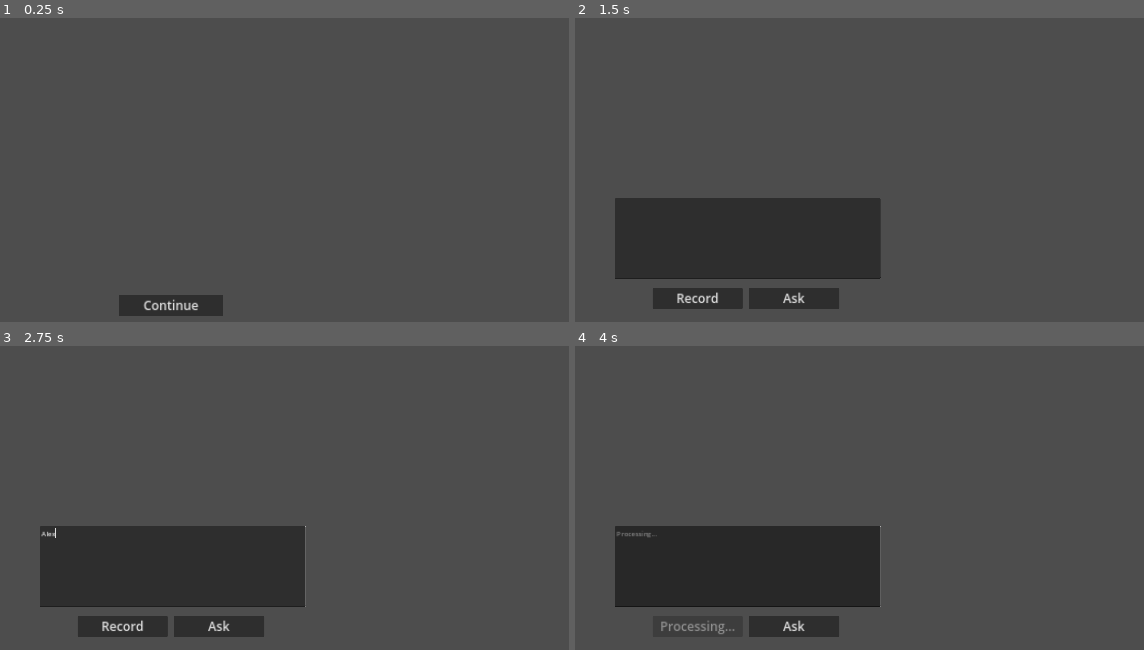
Above: before the commit, frames 1-4 (two rows, left to right).
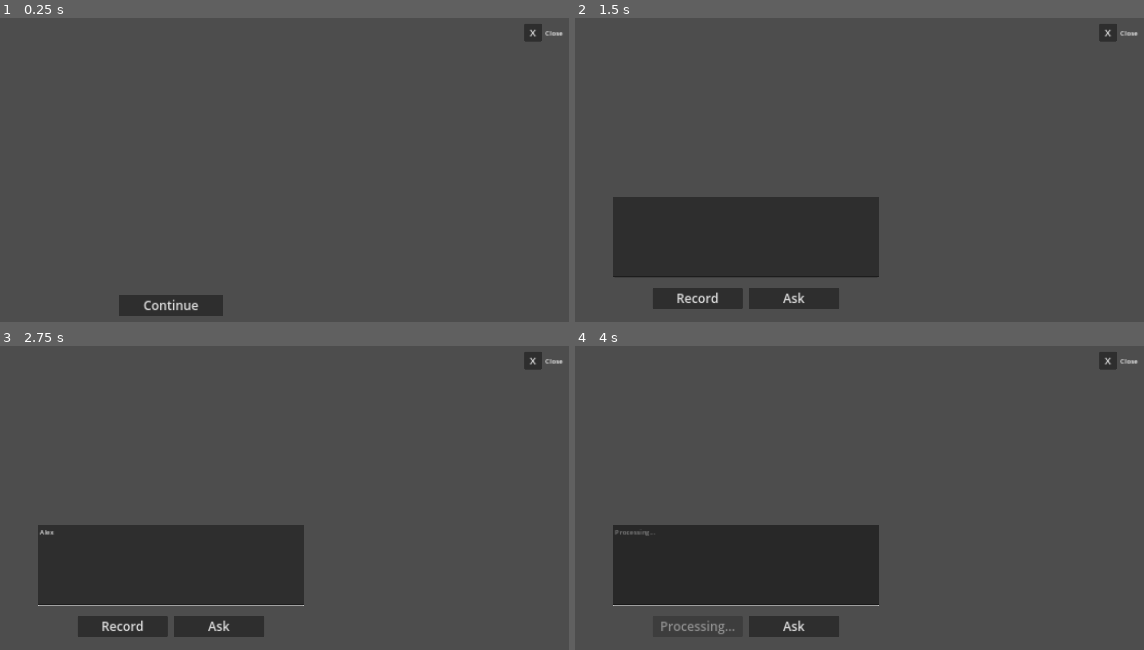
Above: after the commit, the same moments.

Repository: Skyvastern/the-aspiring-deva
Game: Godot game, scene res://main/npc/npc_speak/npc_speak.tscn
Two runs of this game, one before a commit and one after it. Both use one fixed random seed, a clock stepped at 60 frames per second and the inputs below. This scene is started directly instead of the project's main scene.
Inputs (mouse positions are in pixels of both pictures, inside the frame that each line leads up to):
- Up to frame 1 (0.25 s): no input
- Up to frame 2 (1.5 s): click (1109, 33) at 0.5 s, where only the run after the commit has a clickable "X"; click "Continue" at 1.25 s
- Up to frame 3 (2.75 s): click (170, 567) at 2.02 s; type "Alex" at 2.1 s
- Up to frame 4 (4 s): click "Record" at 2.75 s; click "Stop" at 3.5 s

The runs differ from the first frame. In frame 1, 0.2% of the frame differs, in the area x 92-99%, y 1-8%; in frame 2, 0.6%; in frame 3, 0.8%; in frame 4, 0.9%, in the area x 6-99%, y 1-86%.
Error before the commit: Invalid access to property or key 'interact' on a base object of type 'Nil'. (res://main/audio_record/audio_record.gd:39)
Error after the commit: Invalid access to property or key 'interact' on a base object of type 'Nil'. (res://main/npc/npc_speak/npc_speak.gd:66)

Commit message:
Make changes to have better player-npc interaction

Diff:
--- a/frontend/main/audio_record/audio_record.gd
+++ b/frontend/main/audio_record/audio_record.gd
@@ -5,6 +5,7 @@
 @export var text_edit: TextEdit
 @export var record_btn: Button
 @export var ask_btn: Button
+@export var close_btn: Button
 
 @export_group("References")
 @export var audio_record: AudioStreamPlayer
@@ -17,6 +18,7 @@
 
 
 func _ready() -> void:
+	close_btn.pressed.connect(_on_closed_btn_pressed)
 	record_btn.pressed.connect(_on_record_btn_pressed)
 	ask_btn.pressed.connect(_on_ask_btn_pressed)
 	speech_to_text_api.processed.connect(_on_speech_to_text_processed)
@@ -38,7 +40,7 @@
 		var base64: String = _get_audio_base64()
 		speech_to_text_api.make_request(
 			base64,
-			Global.active_npc.interact.get_history()
+			Global.active_npc.get_history()
 		)
 	else:
 		effect.set_recording_active(true)
@@ -95,3 +97,8 @@
 			}
 		]
 	)
+
+
+func _on_closed_btn_pressed() -> void:
+	Global.active_npc.interact.close_interaction_screen()
+	queue_free()
--- a/frontend/main/audio_record/audio_record.tscn
+++ b/frontend/main/audio_record/audio_record.tscn
@@ -5,19 +5,18 @@
 
 [sub_resource type="AudioStreamMicrophone" id="AudioStreamMicrophone_rgdxj"]
 
-[node name="AudioRecord" type="Control" node_paths=PackedStringArray("text_edit", "record_btn", "ask_btn", "audio_record", "audio_player", "speech_to_text_api")]
+[node name="AudioRecord" type="Control" node_paths=PackedStringArray("text_edit", "record_btn", "ask_btn", "close_btn", "audio_record", "audio_player", "speech_to_text_api")]
 layout_mode = 3
-anchors_preset = 8
-anchor_left = 0.5
-anchor_top = 0.5
-anchor_right = 0.5
-anchor_bottom = 0.5
+anchors_preset = 15
+anchor_right = 1.0
+anchor_bottom = 1.0
 grow_horizontal = 2
 grow_vertical = 2
 script = ExtResource("1_w3vpf")
 text_edit = NodePath("TextEdit")
-record_btn = NodePath("Buttons/RecordBtn")
-ask_btn = NodePath("Buttons/AskBtn")
+record_btn = NodePath("InputBtns/RecordBtn")
+ask_btn = NodePath("InputBtns/AskBtn")
+close_btn = NodePath("CloseBtn")
 audio_record = NodePath("AudioRecord")
 audio_player = NodePath("AudioPlayer")
 speech_to_text_api = NodePath("SpeechToTextAPI")
@@ -30,14 +29,21 @@
 [node name="AudioPlayer" type="AudioStreamPlayer" parent="."]
 
 [node name="TextEdit" type="TextEdit" parent="."]
-layout_mode = 0
-offset_left = -315.0
-offset_top = -93.0
-offset_right = 323.0
-offset_bottom = 101.0
+layout_mode = 1
+anchors_preset = 8
+anchor_left = 0.5
+anchor_top = 0.5
+anchor_right = 0.5
+anchor_bottom = 0.5
+offset_left = -319.0
+offset_top = -97.0
+offset_right = 319.0
+offset_bottom = 97.0
+grow_horizontal = 2
+grow_vertical = 2
 wrap_mode = 1
 
-[node name="Buttons" type="HBoxContainer" parent="."]
+[node name="InputBtns" type="HBoxContainer" parent="."]
 layout_mode = 1
 anchors_preset = 8
 anchor_left = 0.5
@@ -52,18 +58,40 @@
 grow_vertical = 2
 theme_override_constants/separation = 15
 
-[node name="RecordBtn" type="Button" parent="Buttons"]
+[node name="RecordBtn" type="Button" parent="InputBtns"]
 layout_mode = 2
 size_flags_horizontal = 3
 focus_mode = 0
 theme_override_font_sizes/font_size = 30
 text = "Record"
 
-[node name="AskBtn" type="Button" parent="Buttons"]
+[node name="AskBtn" type="Button" parent="InputBtns"]
 layout_mode = 2
 size_flags_horizontal = 3
 focus_mode = 0
 theme_override_font_sizes/font_size = 30
 text = "Ask"
 
+[node name="CloseBtn" type="Button" parent="."]
+layout_mode = 1
+anchors_preset = 1
+anchor_left = 1.0
+anchor_right = 1.0
+offset_left = -112.0
+offset_top = 28.0
+offset_right = -70.0
+offset_bottom = 70.0
+grow_horizontal = 0
+focus_mode = 0
+theme_override_font_sizes/font_size = 24
+text = "X"
+
+[node name="Description" type="Label" parent="CloseBtn"]
+layout_mode = 0
+offset_left = 50.0
+offset_top = 10.0
+offset_right = 90.0
+offset_bottom = 33.0
+text = "Close"
+
 [node name="SpeechToTextAPI" parent="." instance=ExtResource("2_e1hex")]
--- a/frontend/main/audio_record_auto/audio_record_auto.gd
+++ b/frontend/main/audio_record_auto/audio_record_auto.gd
@@ -3,6 +3,7 @@
 
 @export_group("UI")
 @export var stop_btn: Button
+@export var close_btn: Button
 
 @export_group("References")
 @export var audio_record: AudioStreamPlayer
@@ -15,6 +16,7 @@
 
 func _ready() -> void:
 	stop_btn.pressed.connect(_on_stop_btn_pressed)
+	close_btn.pressed.connect(_on_close_btn_pressed)
 
 	_setup()
 	_start_recording()
@@ -67,3 +69,8 @@
 
 	# Return base64 audio data
 	return Marshalls.raw_to_base64(audio_data)
+
+
+func _on_close_btn_pressed() -> void:
+	Global.active_npc.interact.close_interaction_screen()
+	queue_free()
--- a/frontend/main/audio_record_auto/audio_record_auto.tscn
+++ b/frontend/main/audio_record_auto/audio_record_auto.tscn
@@ -4,17 +4,16 @@
 
 [sub_resource type="AudioStreamMicrophone" id="AudioStreamMicrophone_lrvel"]
 
-[node name="AudioRecordAuto" type="Control" node_paths=PackedStringArray("stop_btn", "audio_record", "audio_player")]
+[node name="AudioRecordAuto" type="Control" node_paths=PackedStringArray("stop_btn", "close_btn", "audio_record", "audio_player")]
 layout_mode = 3
-anchors_preset = 8
-anchor_left = 0.5
-anchor_top = 0.5
-anchor_right = 0.5
-anchor_bottom = 0.5
+anchors_preset = 15
+anchor_right = 1.0
+anchor_bottom = 1.0
 grow_horizontal = 2
 grow_vertical = 2
 script = ExtResource("1_n35vx")
 stop_btn = NodePath("StopBtn")
+close_btn = NodePath("CloseBtn")
 audio_record = NodePath("AudioRecord")
 audio_player = NodePath("AudioPlayer")
 npc_speak_auto_scene_path = "res://main/npc/npc_speak_auto/npc_speak_auto.tscn"
@@ -42,3 +41,25 @@
 focus_mode = 0
 theme_override_font_sizes/font_size = 30
 text = "Stop"
+
+[node name="CloseBtn" type="Button" parent="."]
+layout_mode = 1
+anchors_preset = 1
+anchor_left = 1.0
+anchor_right = 1.0
+offset_left = -112.0
+offset_top = 28.0
+offset_right = -70.0
+offset_bottom = 70.0
+grow_horizontal = 0
+focus_mode = 0
+theme_override_font_sizes/font_size = 24
+text = "X"
+
+[node name="Description" type="Label" parent="CloseBtn"]
+layout_mode = 0
+offset_left = 50.0
+offset_top = 10.0
+offset_right = 90.0
+offset_bottom = 33.0
+text = "Close"
--- a/frontend/main/npc/npc.gd
+++ b/frontend/main/npc/npc.gd
@@ -1,5 +1,7 @@
 extends CharacterBody3D
 class_name NPC
+
+var _history: Array
 
 @export_group("Data")
 @export_multiline var background_story: String
@@ -26,6 +28,33 @@
 	observation_area.body_entered.connect(_on_observ_area_body_entered)
 	observation_area.body_exited.connect(_on_observ_area_body_exited)
 	Global.player.interactable.connect(_on_player_interactable)
+
+	_setup()
+
+
+func _setup() -> void:
+	_history.append({
+		"role": "system",
+		"content": background_story
+	})
+
+
+func get_history() -> Array:
+	return _history
+
+
+func add_player_message(message: String) -> void:
+	_history.append({
+		"role": "user",
+		"content": message
+	})
+
+
+func add_npc_message(message: String) -> void:
+	_history.append({
+		"role": "assistant",
+		"content": message
+	})
 
 
 func _physics_process(_delta: float) -> void:
@@ -87,8 +116,8 @@
 		target = null
 
 
-func _on_player_interactable(interactable: bool) -> void:
-	if interactable:
+func _on_player_interactable(interactable: bool, collider: Node) -> void:
+	if interactable and collider == self:
 		interact = interact_scene.instantiate()
 		interact.npc = self
 		add_child(interact)
--- a/frontend/main/npc/npc_interact/npc_interact.gd
+++ b/frontend/main/npc/npc_interact/npc_interact.gd
@@ -1,7 +1,5 @@
 extends Node
 class_name NPC_Interact
-
-var _history: Array
 
 @export var npc: NPC
 @export var screens: Node
@@ -10,18 +8,18 @@
 @export var audio_record_auto_scene: PackedScene
 
 
-func _ready() -> void:
-	_setup()
-
-
 func _process(_delta: float) -> void:
-	if Input.is_action_just_pressed("close_interaction"):
-		queue_free()
-
 	if screens.get_child_count() > 0:
 		return
 
 	if Input.is_action_just_pressed("interact"):
+		open_interaction_screen("quick")
+	elif Input.is_action_just_pressed("interact_detailed"):
+		open_interaction_screen("detailed")
+
+
+func open_interaction_screen(choice: String) -> void:
+	if choice == "quick":
 		selection_ui.visible = false
 
 		var audio_record_auto: AudioRecordAuto = audio_record_auto_scene.instantiate()
@@ -29,7 +27,7 @@
 
 		Global.active_npc = npc
 
-	elif Input.is_action_just_pressed("interact_detailed"):
+	elif choice == "detailed":
 		selection_ui.visible = false
 
 		var audio_record: AudioRecord = audio_record_scene.instantiate()
@@ -38,26 +36,6 @@
 		Global.active_npc = npc
 
 
-func _setup() -> void:
-	_history.append({
-		"role": "system",
-		"content": npc.background_story
-	})
-
-
-func get_history() -> Array:
-	return _history
-
-
-func add_player_message(message: String) -> void:
-	_history.append({
-		"role": "user",
-		"content": message
-	})
-
-
-func add_npc_message(message: String) -> void:
-	_history.append({
-		"role": "assistant",
-		"content": message
-	})
+func close_interaction_screen() -> void:
+	selection_ui.visible = true
+	Global.active_npc = null
--- a/frontend/main/npc/npc_interact/npc_interact.tscn
+++ b/frontend/main/npc/npc_interact/npc_interact.tscn
@@ -104,39 +104,3 @@
 offset_right = 109.0
 offset_bottom = 31.0
 text = "Interact Detailed"
-
-[node name="Close Prompt" type="Control" parent="."]
-layout_mode = 3
-anchors_preset = 1
-anchor_left = 1.0
-anchor_right = 1.0
-offset_left = -129.0
-offset_top = 26.0
-offset_right = -29.0
-offset_bottom = 66.0
-grow_horizontal = 0
-
-[node name="Panel" type="Panel" parent="Close Prompt"]
-layout_mode = 0
-offset_right = 40.0
-offset_bottom = 40.0
-
-[node name="Label" type="Label" parent="Close Prompt/Panel"]
-layout_mode = 1
-anchors_preset = 15
-anchor_right = 1.0
-anchor_bottom = 1.0
-grow_horizontal = 2
-grow_vertical = 2
-theme_override_font_sizes/font_size = 24
-text = "X"
-horizontal_alignment = 1
-vertical_alignment = 1
-
-[node name="Description" type="Label" parent="Close Prompt"]
-layout_mode = 0
-offset_left = 47.0
-offset_top = 9.0
-offset_right = 89.0
-offset_bottom = 32.0
-text = "Close"
--- a/frontend/main/npc/npc_speak/npc_speak.gd
+++ b/frontend/main/npc/npc_speak/npc_speak.gd
@@ -4,6 +4,7 @@
 @export_group("UI")
 @export var npc_response: Label
 @export var continue_btn: Button
+@export var close_btn: Button
 
 @export_group("References")
 @export_file("*.tscn") var audio_record_scene_path: String
@@ -19,6 +20,7 @@
 	text_to_speech_api.processed.connect(_on_text_to_speech_api_processed)
 	textgen_api.processed.connect(_on_textgen_api_processed)
 	continue_btn.pressed.connect(_on_continue_btn_pressed)
+	close_btn.pressed.connect(_on_close_btn_pressed)
 
 	npc_response.text = ""
 
@@ -29,7 +31,7 @@
 
 	textgen_api.make_request(
 		player_message,
-		Global.active_npc.interact.get_history()
+		Global.active_npc.get_history()
 	)
 
 
@@ -39,8 +41,8 @@
 
 	npc_response.text = npc_message
 
-	Global.active_npc.interact.add_player_message(player_message)
-	Global.active_npc.interact.add_npc_message(npc_message)
+	Global.active_npc.add_player_message(player_message)
+	Global.active_npc.add_npc_message(npc_message)
 
 
 func _on_textgen_api_processed(json: Dictionary) -> void:
@@ -58,3 +60,8 @@
 		get_parent(),
 		audio_record_scene_path
 	)
+
+
+func _on_close_btn_pressed() -> void:
+	Global.active_npc.interact.close_interaction_screen()
+	queue_free()
--- a/frontend/main/npc/npc_speak/npc_speak.tscn
+++ b/frontend/main/npc/npc_speak/npc_speak.tscn
@@ -4,7 +4,7 @@
 [ext_resource type="PackedScene" uid="uid://xyj3kxdu8csw" path="res://main/api/textgen_api/textgen_api.tscn" id="2_t7ijx"]
 [ext_resource type="PackedScene" uid="uid://cksg3viktx8p" path="res://main/api/text_to_speech_api/text_to_speech_api.tscn" id="2_wrdns"]
 
-[node name="NPC Speak" type="Control" node_paths=PackedStringArray("npc_response", "continue_btn", "audio_player", "textgen_api", "text_to_speech_api")]
+[node name="NPC Speak" type="Control" node_paths=PackedStringArray("npc_response", "continue_btn", "close_btn", "audio_player", "textgen_api", "text_to_speech_api")]
 layout_mode = 3
 anchors_preset = 15
 anchor_right = 1.0
@@ -14,6 +14,7 @@
 script = ExtResource("1_w7314")
 npc_response = NodePath("ScrollContainer/NPC Response")
 continue_btn = NodePath("ContinueBtn")
+close_btn = NodePath("CloseBtn")
 audio_record_scene_path = "res://main/audio_record/audio_record.tscn"
 audio_player = NodePath("AudioPlayer")
 textgen_api = NodePath("TextgenAPI")
@@ -59,6 +60,28 @@
 theme_override_font_sizes/font_size = 30
 text = "Continue"
 
+[node name="CloseBtn" type="Button" parent="."]
+layout_mode = 1
+anchors_preset = 1
+anchor_left = 1.0
+anchor_right = 1.0
+offset_left = -112.0
+offset_top = 28.0
+offset_right = -70.0
+offset_bottom = 70.0
+grow_horizontal = 0
+focus_mode = 0
+theme_override_font_sizes/font_size = 24
+text = "X"
+
+[node name="Description" type="Label" parent="CloseBtn"]
+layout_mode = 0
+offset_left = 50.0
+offset_top = 10.0
+offset_right = 90.0
+offset_bottom = 33.0
+text = "Close"
+
 [node name="TextgenAPI" parent="." instance=ExtResource("2_t7ijx")]
 
 [node name="TextToSpeechAPI" parent="." instance=ExtResource("2_wrdns")]
--- a/frontend/main/npc/npc_speak_auto/npc_speak_auto.gd
+++ b/frontend/main/npc/npc_speak_auto/npc_speak_auto.gd
@@ -6,6 +6,7 @@
 @export var audio_player: AudioStreamPlayer
 @export var subtitles_label: Label
 @export var continue_btn: Button
+@export var close_btn: Button
 
 @export_group("References")
 @export var speech_to_speech_api: SpeechToSpeechAPI
@@ -15,13 +16,14 @@
 func _ready() -> void:
 	speech_to_speech_api.processed.connect(_on_speech_to_speech_api_processed)
 	continue_btn.pressed.connect(_on_continue_btn_pressed)
+	close_btn.pressed.connect(_on_close_btn_pressed)
 
 
 func interpret(audio_base64: String) -> void:
 	speech_to_speech_api.make_request(
 		Global.active_npc.voice,
 		audio_base64,
-		Global.active_npc.interact.get_history()
+		Global.active_npc.get_history()
 	)
 
 
@@ -44,9 +46,14 @@
 	audio_player.play()
 
 	# Update history
-	Global.active_npc.interact.add_player_message(player_message)
-	Global.active_npc.interact.add_npc_message(npc_message)
+	Global.active_npc.add_player_message(player_message)
+	Global.active_npc.add_npc_message(npc_message)
 
 
 func _on_continue_btn_pressed() -> void:
 	Global.load_scene(self, get_parent(), audio_record_auto_path, [])
+
+
+func _on_close_btn_pressed() -> void:
+	Global.active_npc.interact.close_interaction_screen()
+	queue_free()
--- a/frontend/main/npc/npc_speak_auto/npc_speak_auto.tscn
+++ b/frontend/main/npc/npc_speak_auto/npc_speak_auto.tscn
@@ -3,12 +3,13 @@
 [ext_resource type="Script" path="res://main/npc/npc_speak_auto/npc_speak_auto.gd" id="1_quxc4"]
 [ext_resource type="PackedScene" uid="uid://bp020r0i1tv8m" path="res://main/api/speech_to_speech_api/speech_to_speech_api.tscn" id="2_4gpr3"]
 
-[node name="NPC Speak Auto" type="Node" node_paths=PackedStringArray("status", "audio_player", "subtitles_label", "continue_btn", "speech_to_speech_api")]
+[node name="NPC Speak Auto" type="Node" node_paths=PackedStringArray("status", "audio_player", "subtitles_label", "continue_btn", "close_btn", "speech_to_speech_api")]
 script = ExtResource("1_quxc4")
 status = NodePath("Status")
 audio_player = NodePath("AudioPlayer")
 subtitles_label = NodePath("Subtitles")
 continue_btn = NodePath("ContinueBtn")
+close_btn = NodePath("CloseBtn")
 speech_to_speech_api = NodePath("SpeechToSpeechAPI")
 audio_record_auto_path = "res://main/audio_record_auto/audio_record_auto.tscn"
 
@@ -65,4 +66,25 @@
 vertical_alignment = 1
 autowrap_mode = 3
 
+[node name="CloseBtn" type="Button" parent="."]
+anchors_preset = 1
+anchor_left = 1.0
+anchor_right = 1.0
+offset_left = -112.0
+offset_top = 28.0
+offset_right = -70.0
+offset_bottom = 70.0
+grow_horizontal = 0
+focus_mode = 0
+theme_override_font_sizes/font_size = 24
+text = "X"
+
+[node name="Description" type="Label" parent="CloseBtn"]
+layout_mode = 0
+offset_left = 50.0
+offset_top = 10.0
+offset_right = 90.0
+offset_bottom = 33.0
+text = "Close"
+
 [node name="SpeechToSpeechAPI" parent="." instance=ExtResource("2_4gpr3")]
--- a/frontend/main/player/player.gd
+++ b/frontend/main/player/player.gd
@@ -29,12 +29,10 @@
 
 
 func _ready() -> void:
+	Global.main.pause_menu.game_paused.connect(_on_game_paused)
+	Global.active_npc_updated.connect(_on_active_npc_updated)
+
 	is_controllable = true
-
-	Global.main.pause_menu.game_paused.connect(
-		func(paused: bool):
-			is_controllable = !paused
-	)
 
 
 func _physics_process(delta: float) -> void:
@@ -82,8 +80,24 @@
 	if result.is_empty() == false:
 		if is_interaction_available == false:
 			is_interaction_available = true
-			interactable.emit(true)
+			interactable.emit(true, result["collider"])
 	else:
 		if is_interaction_available:
 			is_interaction_available = false
-			interactable.emit(false)
+			interactable.emit(false, null)
+
+
+func _on_game_paused(paused: bool) -> void:
+	if paused:
+		is_controllable = false
+	elif paused == false and Global.active_npc != null:
+		is_controllable = false
+	else:
+		is_controllable = true
+
+
+func _on_active_npc_updated(npc: NPC) -> void:
+	if npc == null:
+		is_controllable = true
+	else:
+		is_controllable = false
--- a/frontend/main/singletons/global/global.gd
+++ b/frontend/main/singletons/global/global.gd
@@ -4,7 +4,19 @@
 
 var main: Main
 var player: Player
-var active_npc: NPC
+
+signal active_npc_updated
+var active_npc: NPC:
+	get:
+		return active_npc
+	set(value):
+		active_npc = value
+
+		if active_npc == null:
+			active_npc_updated.emit(active_npc)
+		else:
+			active_npc_updated.emit(active_npc)
+
 
 func save_file_to_disk(binary_data: PackedByteArray, output_path: String) -> void:
 	var file = FileAccess.open(output_path, FileAccess.WRITE)
